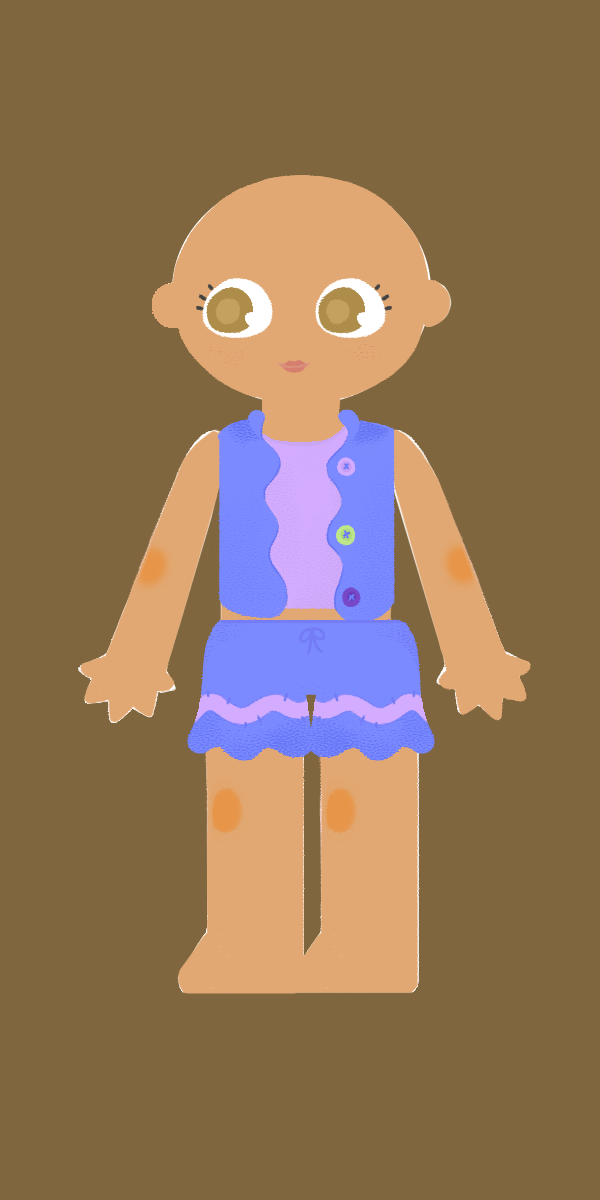
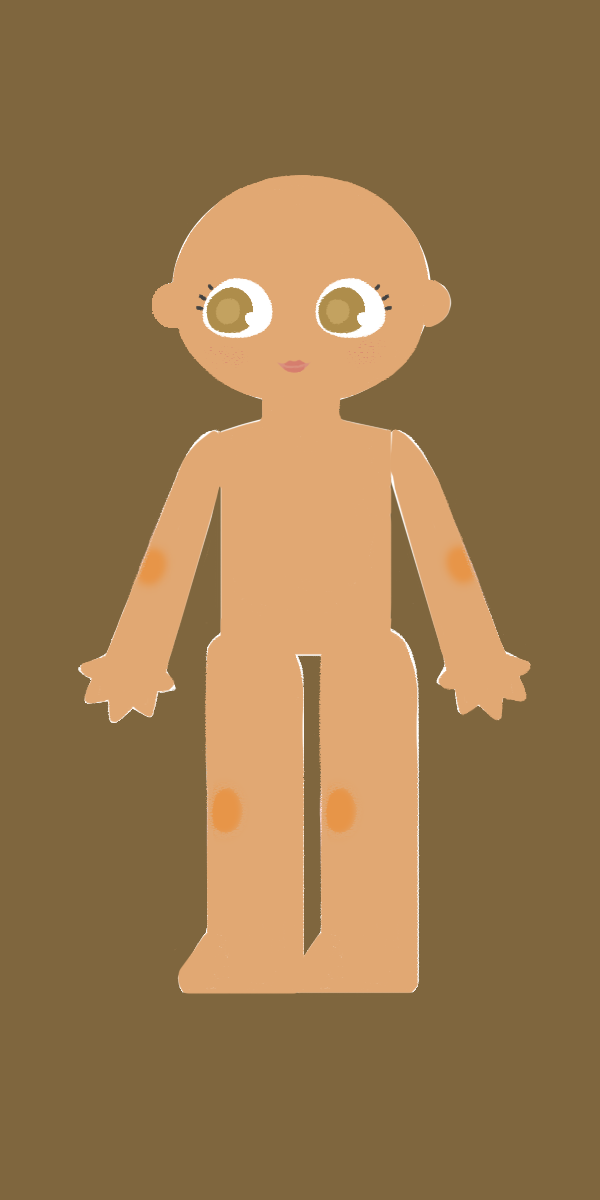
Layered file, before and after one edit (600 x 1200). Changes by layer:
hid "Pixiecore_R_Leg_Shorts" over [308,637,435,761]
hid "Pixiecore_L_Leg_Shorts" over [187,637,314,761]
hid "Pixiecore_Crotch_Shorts" over [201,619,421,696]
hid "Pixiecore_Torso_Jacket" over [217,409,395,624]
